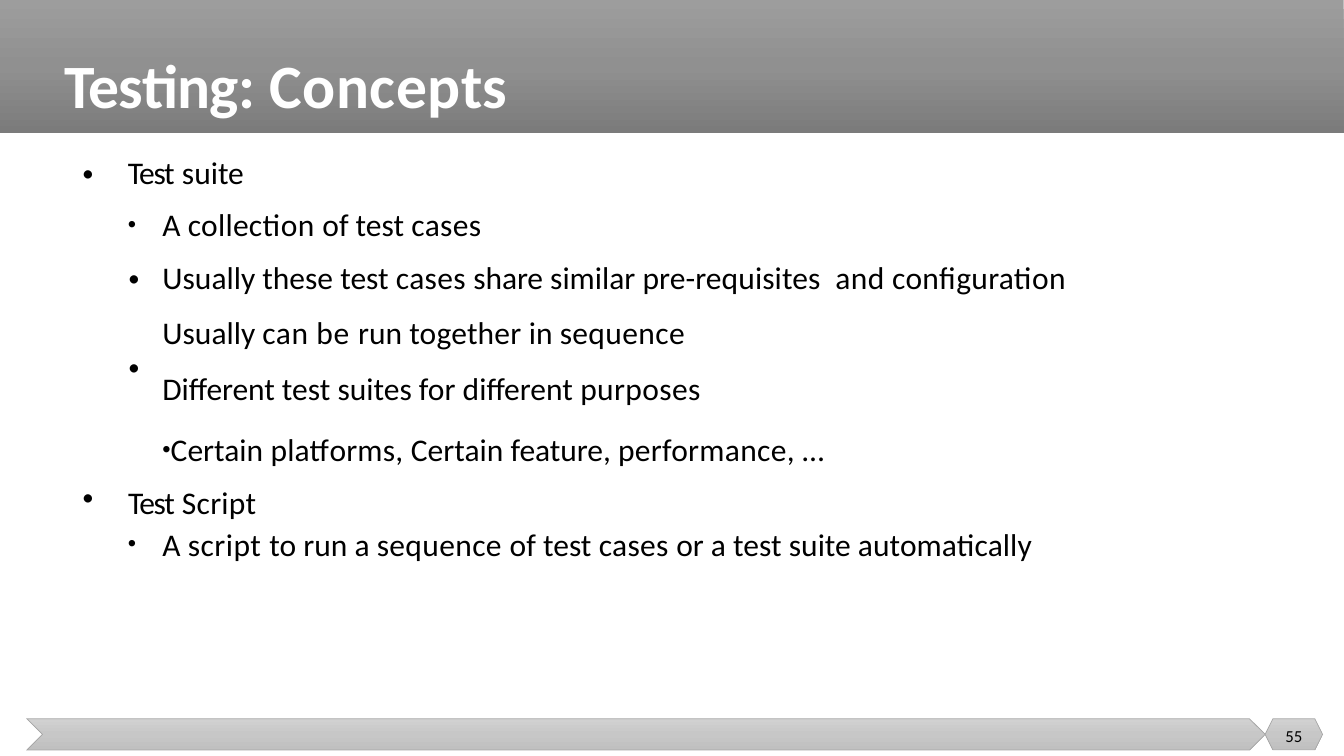
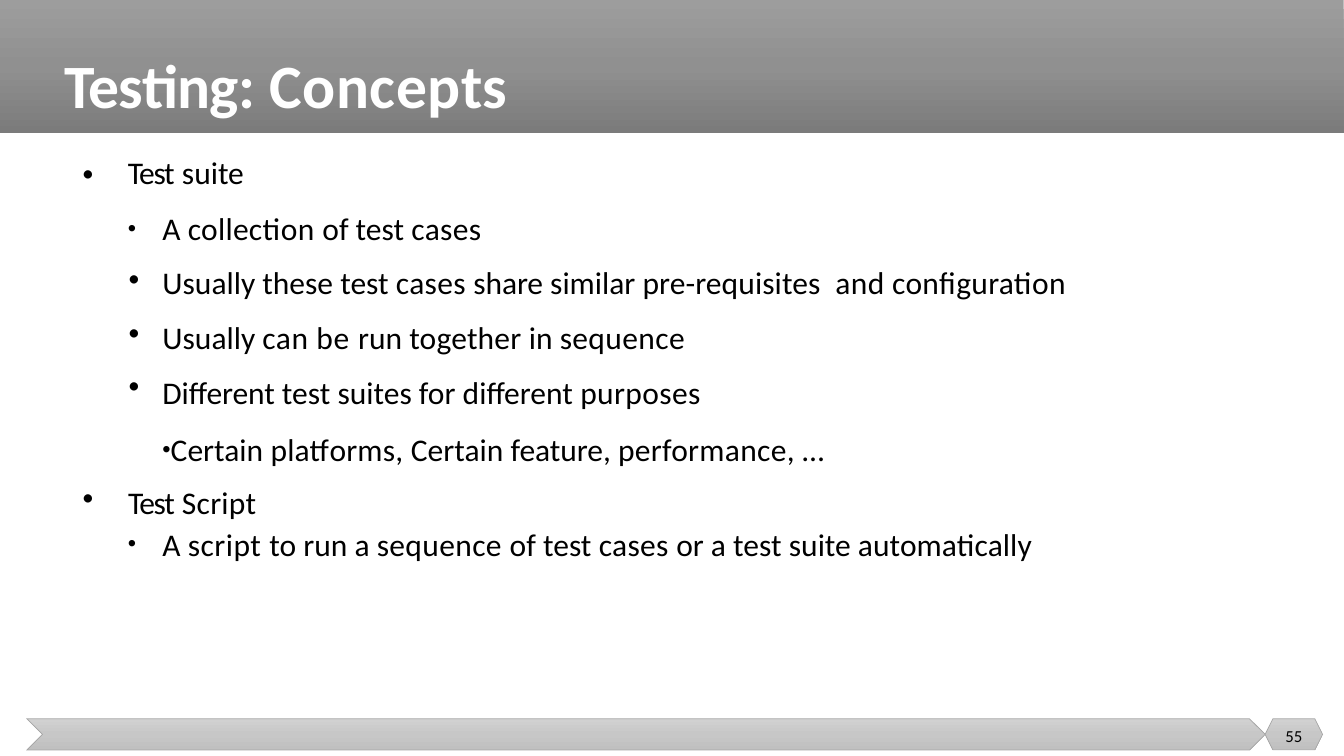
Before and after one commit to malenezi/malenezi, a slide deck: slide 55 of SE401/Lectures/1-Introduction/Introduction.pptx. Drawn at 1344x756 pixels with LibreOffice and Linux fonts; fonts in the diff are those of the drawing. Boxes give left, top, right and bottom in pixels: in the first picture for what was removed or moved away, otherwise in the second. Text is boxed around its words. In the diff, an @@ line names an element or a change of style, - is before the commit and + after.

```diff
--- a/SE401/Lectures/1-Introduction/Introduction.pptx
+++ b/SE401/Lectures/1-Introduction/Introduction.pptx
@@ text "A collection of test cases": place and size @@
-text "A collection of test cases" at bbox=[162, 214, 1065, 405]
+text "A collection of test cases" at bbox=[162, 218, 1065, 409]
@@ text added at bbox=[127, 317, 145, 346], 16.9 pt, text #000000 @@
+•
@@ text "•": place and size @@
-text "•" at bbox=[127, 351, 145, 380]
+text "•" at bbox=[127, 369, 145, 398]
```
Also in this commit, not shown: 4 other slides changed.
